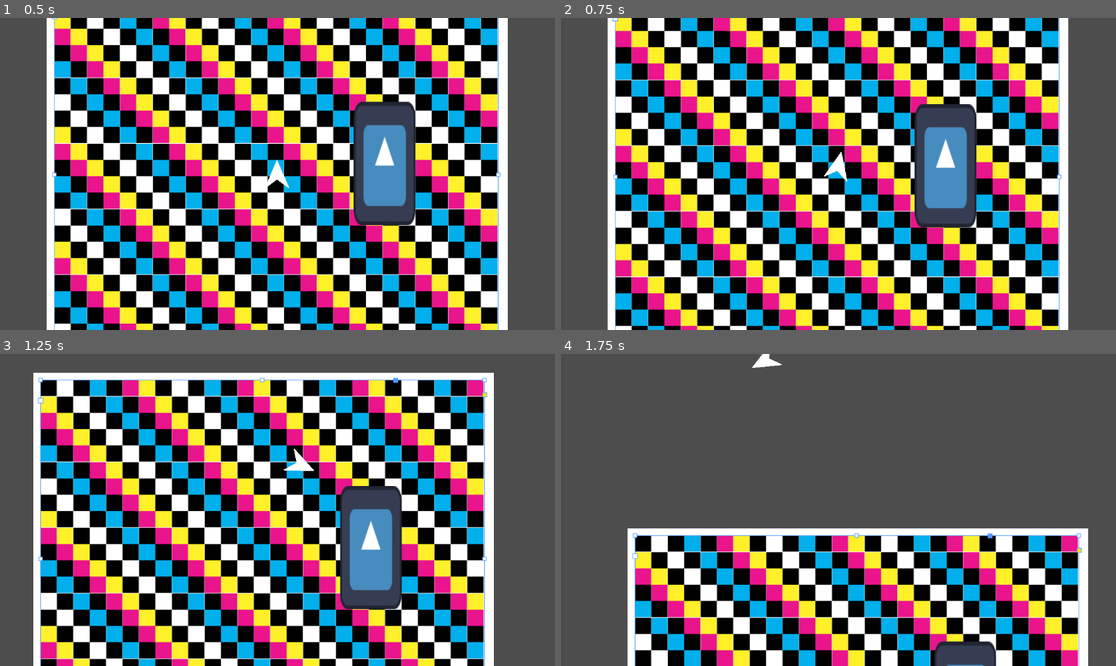
Above: before the commit, frames 1-4 (two rows, left to right).
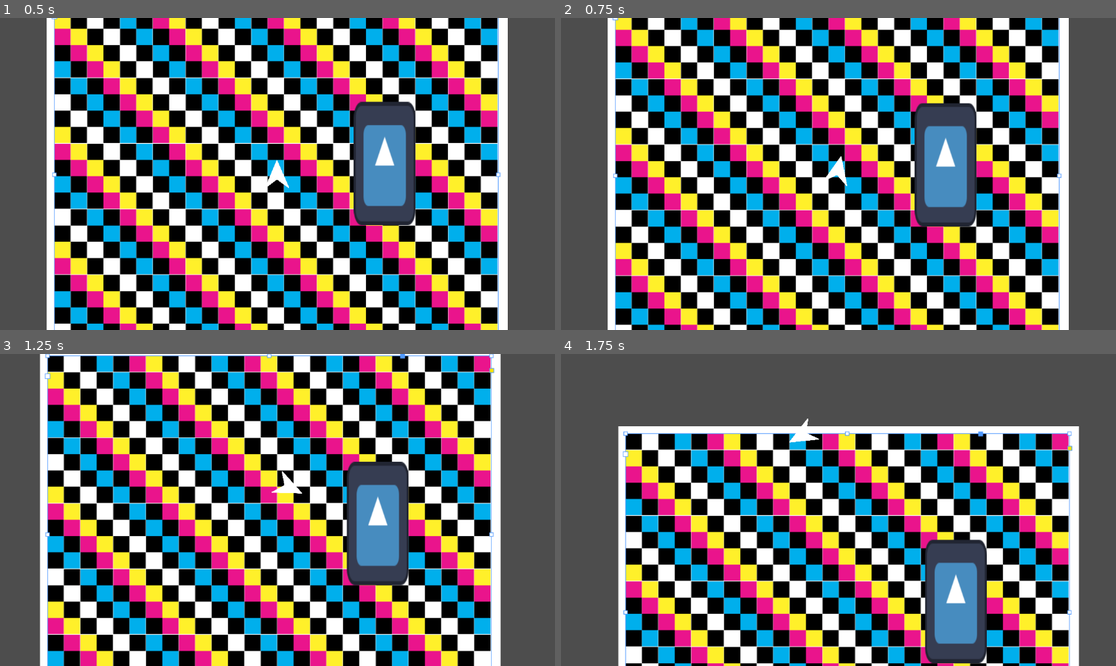
Above: after the commit, the same moments.

Repository: ParadoxArcher/Angle_Advantage
Game: Godot game, scene res://Scenes/GameScene.tscn
Same seed, same stepped clock (60 frames per second), same inputs: the game is played once before the commit and once after it. The engine's default icon, where the game draws it, is replaced by a stand-in: a white triangle on a blue panel in a dark square.
Inputs:
- Up to frame 1 (0.5 s): no input
- Up to frame 2 (0.75 s): tap Enter at 0.5 s; hold D (RotateRight) from 0.53 s (still down); hold W (Boost) from 0.53 s (still down)
- Up to frame 3 (1.25 s): keep holding D (RotateRight); keep holding W (Boost)
- Up to frame 4 (1.75 s): release D (RotateRight) at 1.28 s; release W (Boost) at 1.28 s; hold S (Back) from 1.28 s (still down); tap Space (Dodge) at 1.35 s

Frame 1 is identical in both runs. In frame 2, 9.2% of the frame differs, in the area x 9-92%, y 0-100%; in frame 3, 73%, in the area x 6-91%, y 0-100%; in frame 4, 59%.

Commit message:
vault backup: 2025-01-16 08:52:40

Diff:
--- a/zProject Files/Godot/Scripts/PlayerScript.gd
+++ b/zProject Files/Godot/Scripts/PlayerScript.gd
@@ -77,7 +77,7 @@
 	velocity = lerp(velocity, velocity.normalized(), SpeedDecel[0]) # Momentum
 	velocity = lerp(velocity, BoostDir * MaxSpeed[0], SpeedAccel) # Acceleration
 
-	move_and_slide()
+	set_safe_margin(1)
 	var collision = move_and_collide(velocity * _delta)
 	if collision:
 		velocity = velocity.bounce(collision.get_normal())
Not shown, changed: .obsidian/workspace.json
